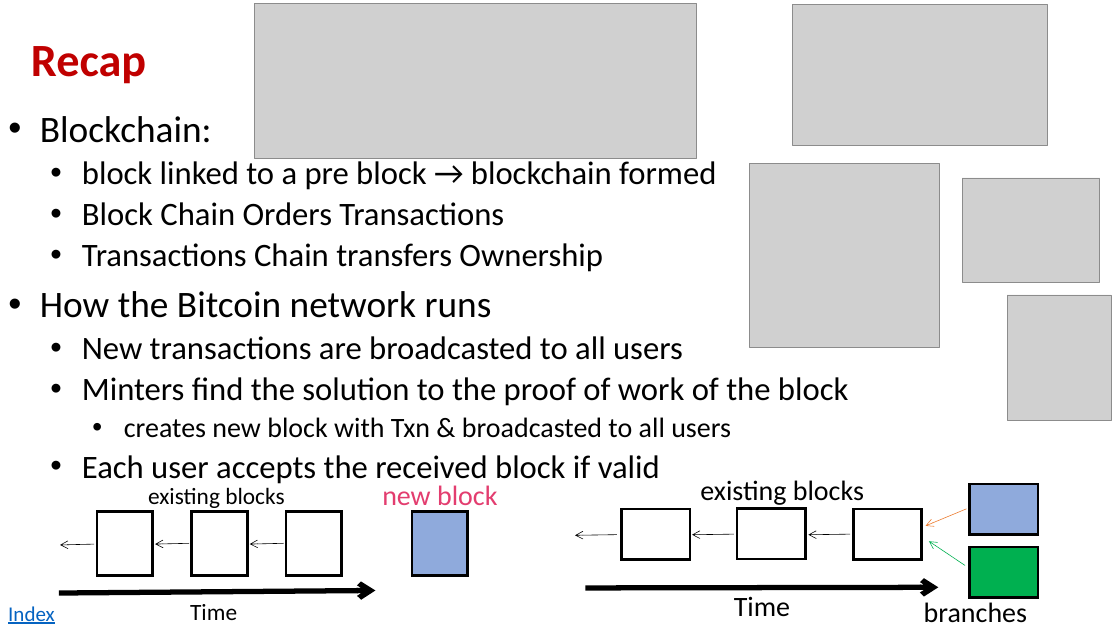
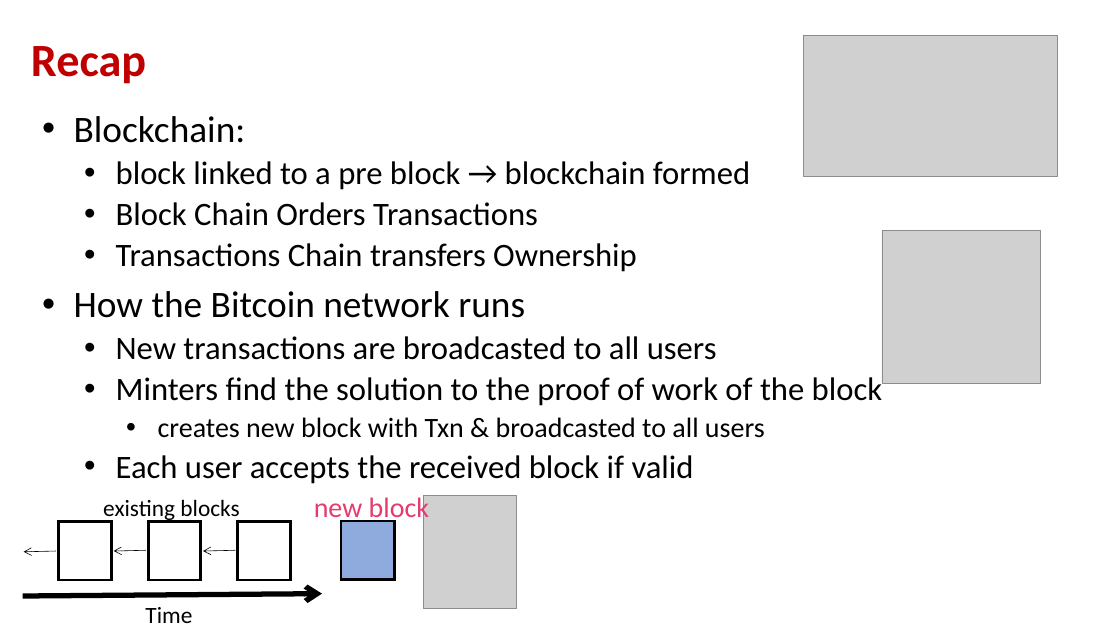
Before and after one commit to andyplusplus/blockchain, a slide deck: slide 12 of how_bitcoin_works/How_03_Transactions.pptx (slide 14 before the commit). Drawn at 1120x630 pixels with LibreOffice and Linux fonts; fonts in the diff are those of the drawing; grey boxes stand for pictures; background and template pictures are left out. Boxes give left, top, right and bottom in pixels: in the first picture for what was removed or moved away, otherwise in the second. Text is boxed around its words. In the diff, an @@ line names an element or a change of style, - is before the commit and + after.

```diff
--- a/how_bitcoin_works/How_03_Transactions.pptx
+++ b/how_bitcoin_works/How_03_Transactions.pptx
@@ picture removed at box(255, 3, 697, 159) @@
@@ picture: place and size @@
-picture at box(793, 4, 1048, 145)
+picture at box(803, 35, 1058, 176)
@@ text "Blockchain:": place and size @@
-text "Blockchain:" at box(40, 116, 848, 486)
+text "Blockchain:" at box(74, 116, 882, 484)
@@ picture removed at box(962, 178, 1100, 282) @@
@@ picture: place and size @@
-picture at box(749, 163, 939, 347)
+picture at box(882, 230, 1040, 383)
@@ text "existing blocks": place and size @@
-text "existing blocks" at box(148, 487, 284, 508)
+text "existing blocks" at box(103, 499, 239, 523)
@@ text "new block": place and size @@
-text "new block" at box(382, 485, 497, 512)
+text "new block" at box(314, 495, 429, 524)
@@ picture: place and size @@
-picture at box(1007, 295, 1112, 421)
+picture at box(423, 496, 517, 608)
@@ rectangle: place and size @@
-rectangle at box(97, 512, 153, 576)
+rectangle at box(59, 522, 112, 581)
@@ rectangle: place and size @@
-rectangle at box(192, 512, 247, 576)
+rectangle at box(148, 522, 201, 581)
@@ rectangle: place and size @@
-rectangle at box(287, 512, 342, 576)
+rectangle at box(238, 522, 291, 581)
@@ rectangle: place and size @@
-rectangle at box(413, 512, 468, 576)
+rectangle at box(341, 521, 395, 580)
@@ arrow moved from (94, 544) - (60, 545) to (56, 551) - (24, 552) @@
@@ arrow moved from (189, 544) - (155, 544) to (146, 550) - (113, 551) @@
@@ arrow moved from (284, 544) - (250, 544) to (235, 550) - (203, 551) @@
@@ arrow moved from (59, 593) - (376, 591) to (23, 597) - (322, 594) @@
@@ text "Time": place and size @@
-text "Time" at box(190, 604, 237, 620)
+text "Time" at box(145, 607, 192, 623)
@@ group removed at box(576, 480, 1038, 623): 6 arrows, 5 rectangles, 3 texts @@
-Time
-existing blocks
-branches
@@ text removed at box(8, 606, 55, 624) @@
-Index
```
Also in this commit, not shown: 8 other slides changed, 3 slides added, 6 slides removed, 6 other files.
